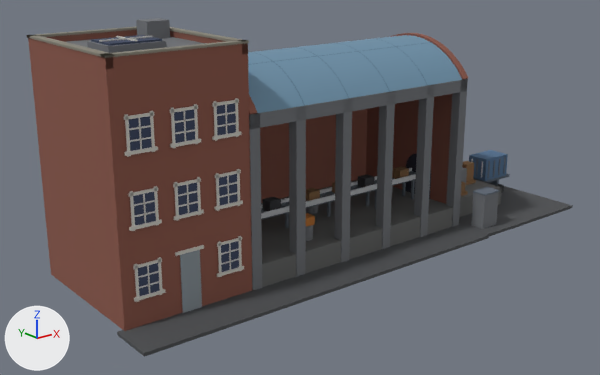
The glTF model price-of-everything-0.1/assets/supply_chain_3d/assembly_plant_lvl2.glb: old version first, new version second.
Camera for both pictures: a camera (50 mm lens) standing at (-0.967, -1.117, 0.557) and looking at (-0.065, 0.011, 0.106). Lighting does not change. The marker at lower left points along +X, +Y and +Z. The first picture is the older version. Vertices at exactly the same position are counted once.

The first picture shows 'assembly_plant', 'assembly_plant_Glass'.
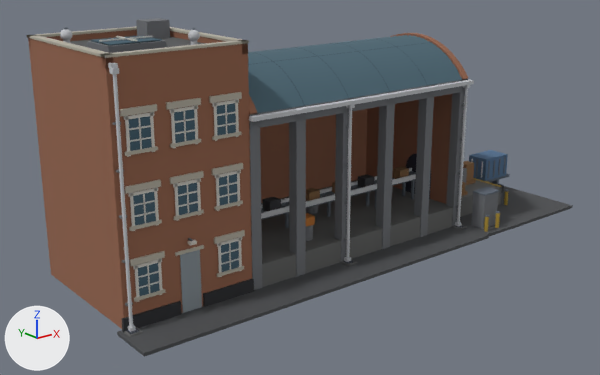
What differs and where, as boxes (x1, y1, x2, y2) in the pictures (600 x 375 px):
part 1 of me_assembly_plant, added: after (249, 80, 474, 122)
part 2 of me_assembly_plant, added: after (346, 108, 352, 258)
part 3 of me_assembly_plant, added: after (457, 88, 468, 223)
part 4 of me_assembly_plant, built on: before (128, 103, 239, 296); after (60, 28, 254, 337)
part 5 of me_assembly_plant, added: after (473, 178, 509, 232)
part 6 of me_assembly_plant, recoloured: (27, 26, 468, 329) in both
part 7 of me_assembly_plant_glass, added: after (91, 36, 162, 45)
part 8 of me_assembly_plant_glass, added (blue): after (138, 263, 160, 296)
part 9 of me_assembly_plant_glass, added: after (221, 241, 239, 272)
part 10 of me_assembly_plant_glass, added (blue): after (133, 192, 156, 226)
part 11 of me_assembly_plant_glass, added (blue): after (178, 182, 198, 215)
part 12 of me_assembly_plant_glass, added (blue): after (219, 174, 238, 205)
part 13 of me_assembly_plant_glass, added (blue): after (128, 116, 152, 151)
part 14 of me_assembly_plant_glass, added (blue): after (174, 110, 195, 143)
part 15 of me_assembly_plant_glass, added (blue): after (217, 103, 236, 135)
part 16 of me_assembly_plant_glass, recoloured (darker): (248, 35, 462, 113) in both

The change, as a diff of the scene's bpy script:
```diff
--- a/price-of-everything-0.1/assets/supply_chain_3d/assembly_plant_lvl2.glb.py
+++ b/price-of-everything-0.1/assets/supply_chain_3d/assembly_plant_lvl2.glb.py
@@ me_assembly_plant @@
 # used by ob_assembly_plant; location = (0.0, 0.0, 0.0)
-me_assembly_plant.from_pydata(...)  # 2510 vertices, 4312 faces; spans x -0.5..0.5, y -0.194..0.194, z 0.0..0.415
+me_assembly_plant.from_pydata(...)  # 4006 vertices, 7016 faces; spans x -0.5..0.5, y -0.194..0.194, z 0.0..0.415
+# me_assembly_plant part 1: a new loose piece, a box spanning x -0.2689..0.2278, y -0.1333..-0.123, z 0.283..0.2895, in mat_paint
+# me_assembly_plant part 2: a new loose piece, an 8-sided cylinder along z spanning x -0.0725..-0.0669, y -0.1296..-0.1239, z 0.0056..0.2844, in mat_paint
+# me_assembly_plant part 3: a new loose piece, an 8-sided cylinder along z spanning x 0.2128..0.2184, y -0.1296..-0.1239, z 0.0056..0.2844, in mat_paint
+# me_assembly_plant part 4: 14 vertices moved from x -0.467..-0.29, y -0.121..0.042, z 0.051..0.399 to x -0.467..-0.29, y -0.12..0.042, z 0.051..0.396; 22 vertices removed from x -0.467..-0.29, y -0.121, z 0.051..0.314; 1094 vertices added at x -0.493..-0.266, y -0.14..0.095, z 0.006..0.414
+# me_assembly_plant part 5: 128 vertices added at x 0.235..0.4, y -0.179..0.143, z 0.006..0.046
+# me_assembly_plant part 6: 496 kept faces spanning x -0.492..0.225, y -0.123..0.146, z 0.006..0.4 get new vertex colours
+# other edits to the shape of me_assembly_plant do not show in these pictures
 me_assembly_plant.materials.append(mat_paint)
@@ me_assembly_plant_glass @@
 # used by ob_assembly_plant_glass; location = (0.0, 0.0, 0.0)
-me_assembly_plant_glass.from_pydata(...)  # 270 vertices, 468 faces; spans x -0.253..0.212, y -0.119..0.143, z 0.291..0.358
+me_assembly_plant_glass.from_pydata(...)  # 342 vertices, 576 faces; spans x -0.467..0.212, y -0.121..0.143, z 0.051..0.399
+# me_assembly_plant_glass part 7: a new loose piece, a box spanning x -0.4345..-0.3503, y -0.0182..0.0416, z 0.3975..0.3986, in mat_glass
+# me_assembly_plant_glass part 8: a new loose piece, a box spanning x -0.46726..-0.42984, y -0.12114..-0.12021, z 0.05051..0.09916, in mat_glass
+# me_assembly_plant_glass part 9: a new loose piece, a box spanning x -0.32694..-0.28952, y -0.12114..-0.12021, z 0.05051..0.09916, in mat_glass
+# me_assembly_plant_glass part 10: a new loose piece, a box spanning x -0.46726..-0.42984, y -0.12114..-0.12021, z 0.15809..0.20674, in mat_glass
+# me_assembly_plant_glass part 11: a new loose piece, a box spanning x -0.3971..-0.35968, y -0.12114..-0.12021, z 0.15809..0.20674, in mat_glass
+# me_assembly_plant_glass part 12: a new loose piece, a box spanning x -0.32694..-0.28952, y -0.12114..-0.12021, z 0.15809..0.20674, in mat_glass
+# me_assembly_plant_glass part 13: a new loose piece, a box spanning x -0.46726..-0.42984, y -0.12114..-0.12021, z 0.26567..0.31431, in mat_glass
+# me_assembly_plant_glass part 14: a new loose piece, a box spanning x -0.3971..-0.35968, y -0.12114..-0.12021, z 0.26567..0.31431, in mat_glass
+# me_assembly_plant_glass part 15: a new loose piece, a box spanning x -0.32694..-0.28952, y -0.12114..-0.12021, z 0.26567..0.31431, in mat_glass
+# me_assembly_plant_glass part 16: 468 kept faces spanning x -0.253..0.212, y -0.119..0.143, z 0.291..0.358 get new vertex colours; the middle colour goes from blue #7ca2bc to blue #557381
 me_assembly_plant_glass.materials.append(mat_glass)
```
